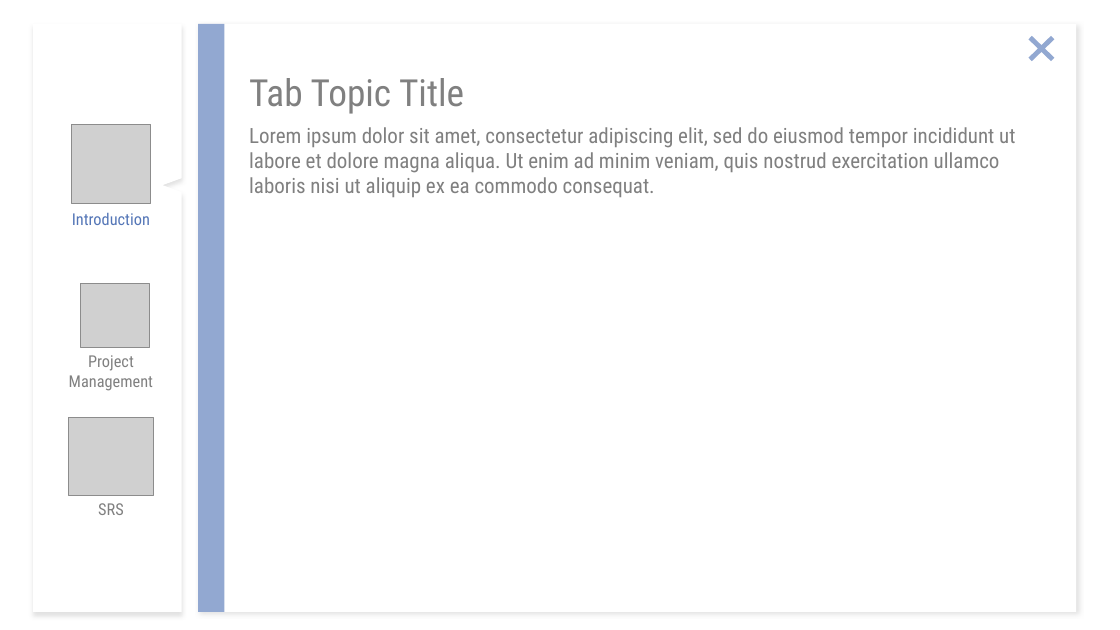
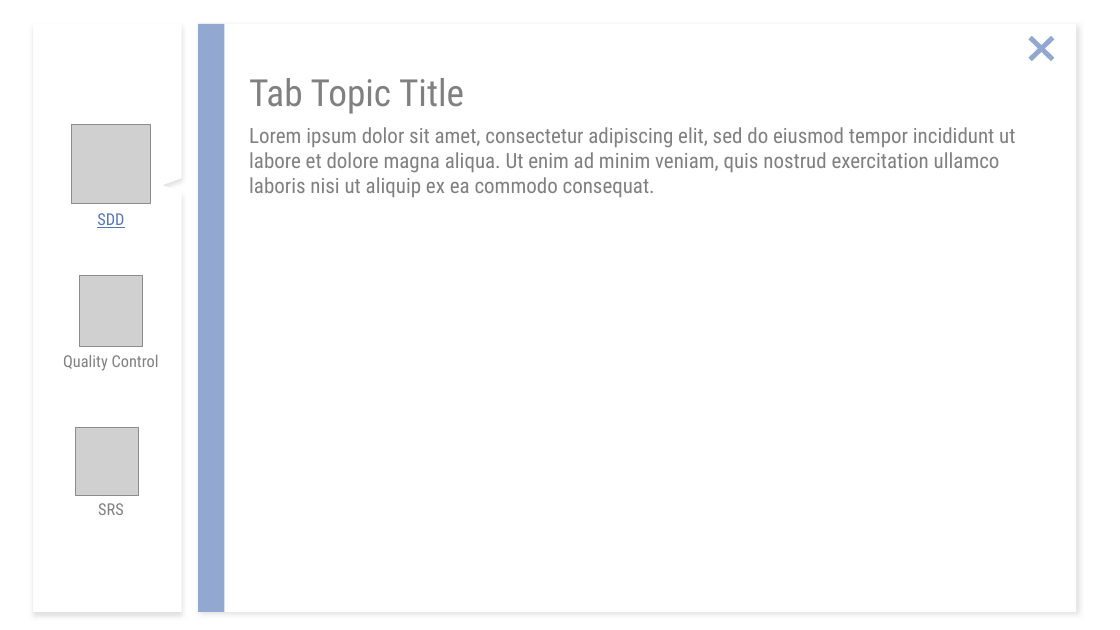
Before and after one commit to sangnvus/201609JS01, a slide deck: slide 7 of WIP/Users/NGHIADTSE03220/WingS_Slide_v1.0.pptx. Drawn at 1120x630 pixels with LibreOffice and Linux fonts; fonts in the diff are those of the drawing; grey boxes stand for pictures. Boxes give left, top, right and bottom in pixels: in the first picture for what was removed or moved away, otherwise in the second. Text is boxed around its words. In the diff, an @@ line names an element or a change of style, - is before the commit and + after.

```diff
--- a/WIP/Users/NGHIADTSE03220/WingS_Slide_v1.0.pptx
+++ b/WIP/Users/NGHIADTSE03220/WingS_Slide_v1.0.pptx
@@ text at (97, 213, 124, 228): text changed @@
-Introduction
+SDD
@@ picture: place and size @@
-picture at (81, 283, 150, 347)
+picture at (79, 276, 143, 346)
@@ text at (63, 355, 159, 371): text changed @@
-Project Management
+Quality Control
@@ picture: place and size @@
-picture at (69, 418, 154, 495)
+picture at (76, 428, 139, 495)
```
Also in this commit, not shown: 5 other slides changed, 1 slide added.
